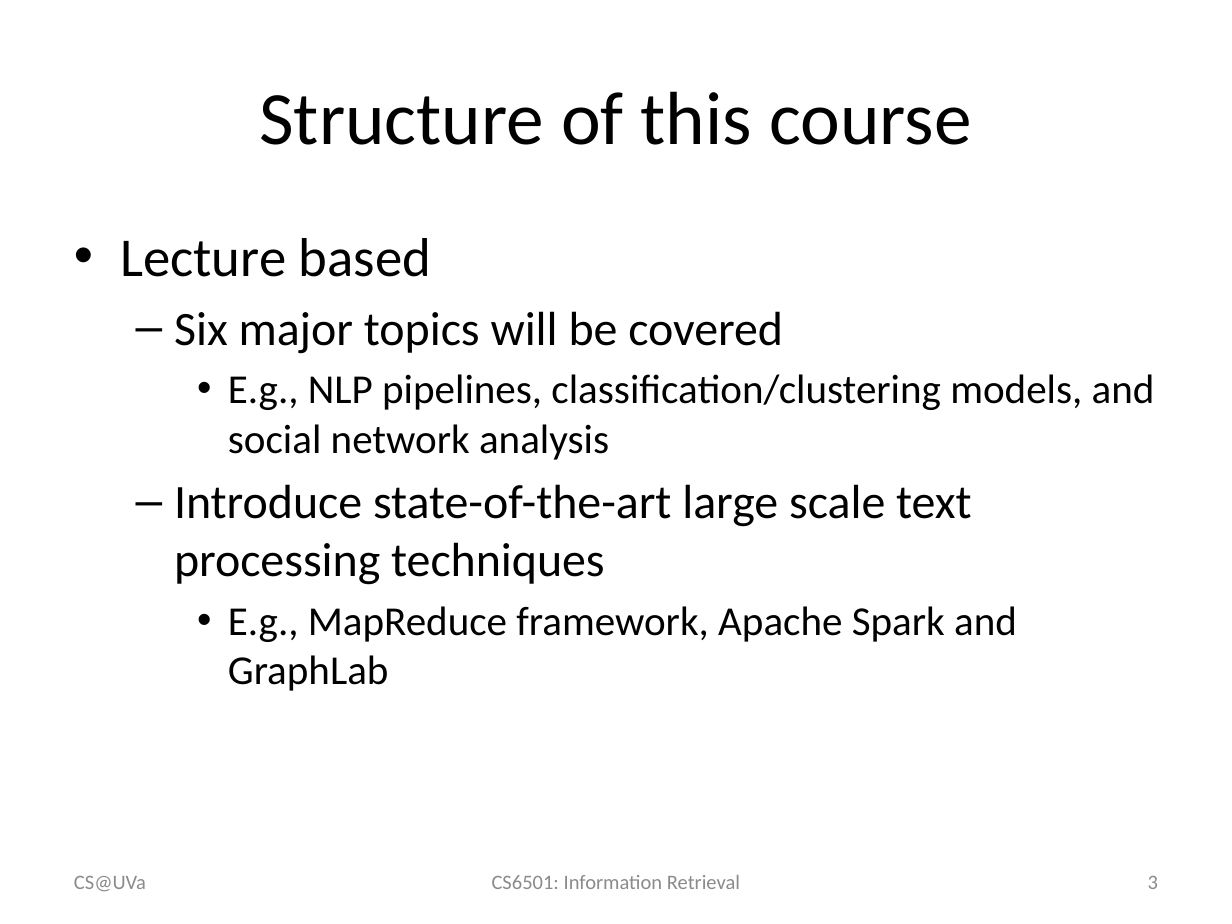
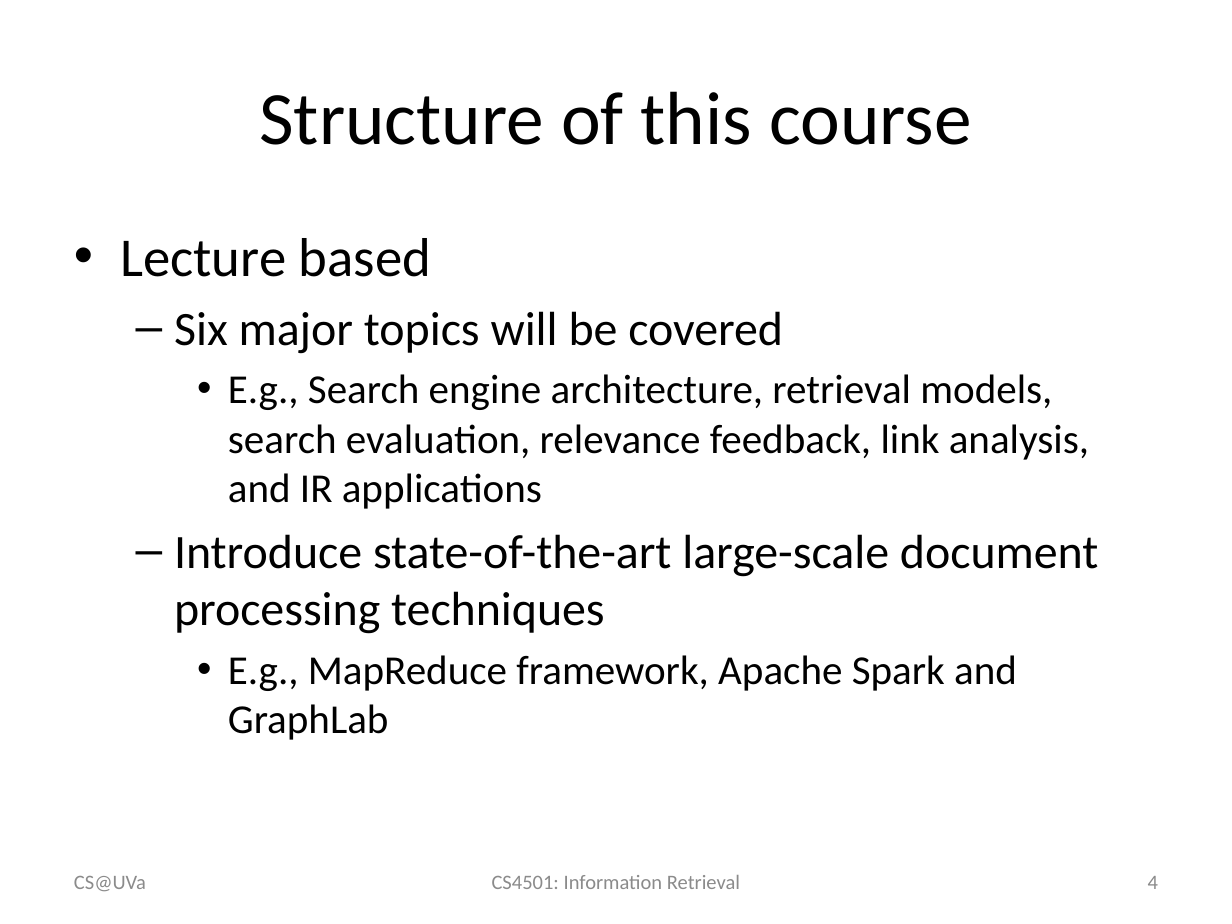
Before and after one commit to wang296/IR2015, a slide deck: slide 4 of docs/Course Policy.pptx (slide 3 before the commit). Drawn at 1232x924 pixels with LibreOffice and Linux fonts; fonts in the diff are those of the drawing. Boxes give left, top, right and bottom in pixels: in the first picture for what was removed or moved away, otherwise in the second. Text is boxed around its words. In the diff, an @@ line names an element or a change of style, - is before the commit and + after.

```diff
--- a/docs/Course Policy.pptx
+++ b/docs/Course Policy.pptx
@@ text at (174,374,1098,634): text changed @@
-    • E.g., NLP pipelines, classification/clustering models, and social network analysis
-  – Introduce state-of-the-art large scale text processing techniques
+    • E.g., Search engine architecture, retrieval models, search evaluation, relevance feedback, link analysis, and IR applications
+  – Introduce state-of-the-art large-scale document processing techniques
@@ text at (492,875,740,889): text changed @@
-CS6501: Information Retrieval
+CS4501: Information Retrieval
@@ page number at (1148,876,1158,889): text changed @@
-3
+4
```
Also in this commit, not shown: 8 other slides changed, 3 slides added, 1 slide removed, 6 other files.
